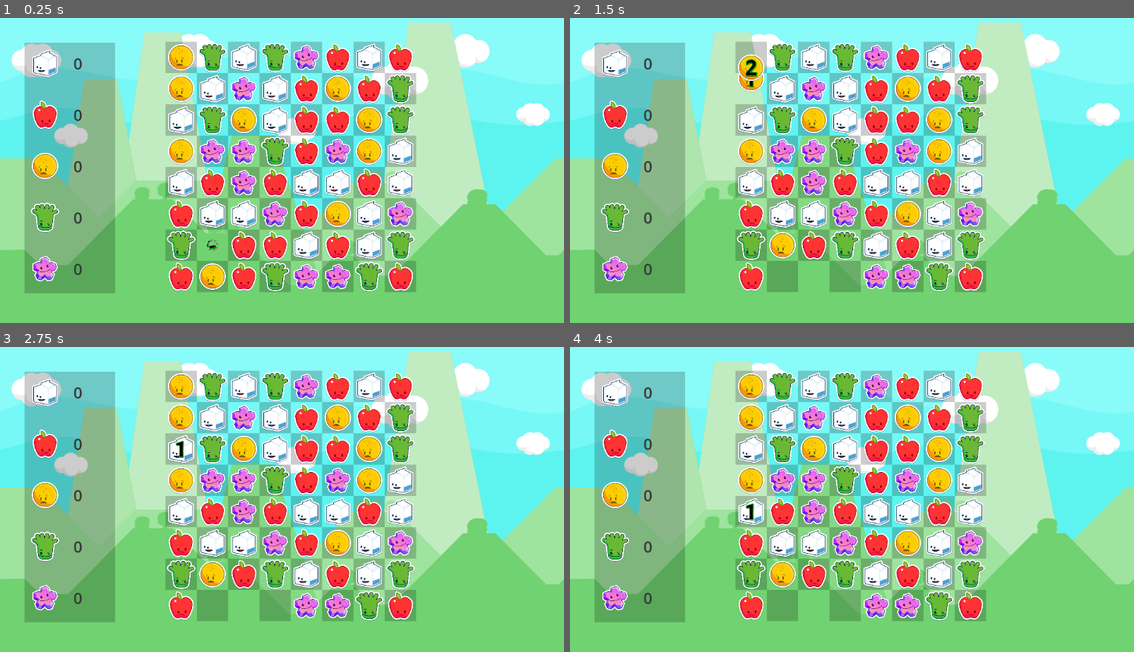
Above: before the commit, frames 1-4 (two rows, left to right).
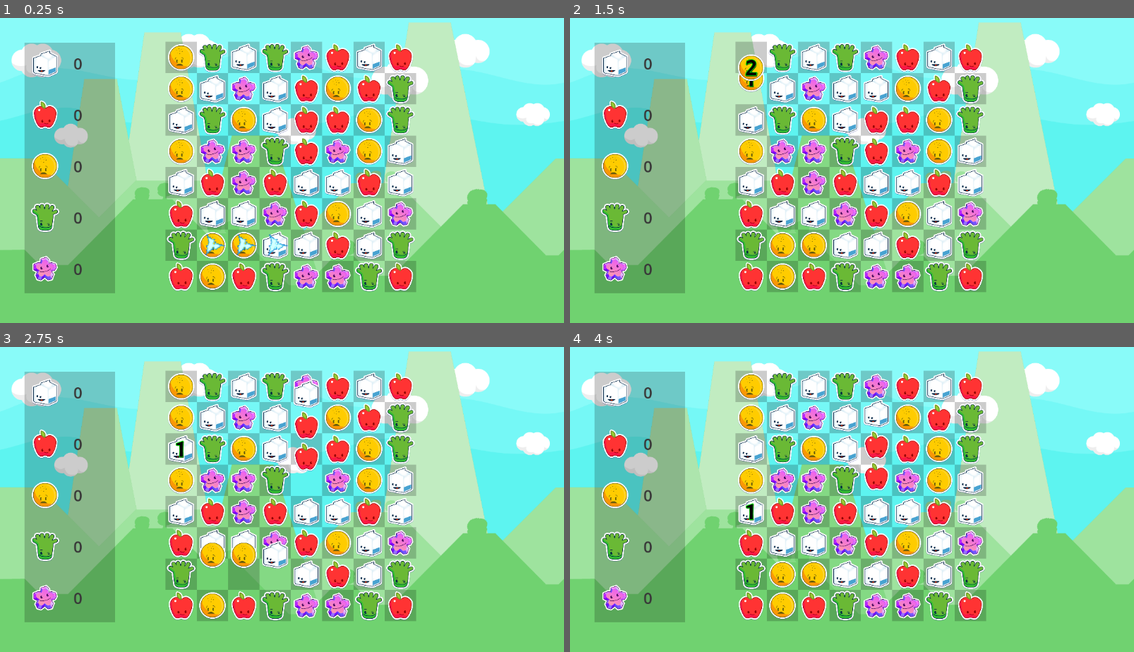
Above: after the commit, the same moments.

Repository: gitbrent/godot-match-3
Game: Godot game, scene res://game.tscn
The game is run twice, just before and just after one commit, with the same random seed, the same clock (stepped at 60 frames per second) and the same inputs.
Inputs (mouse positions are in pixels of both pictures, inside the frame that each line leads up to):
- Up to frame 1 (0.25 s): no input
- Up to frame 2 (1.5 s): drag from (750, 57) to (908, 94) at 0.52 s; drag from (750, 88) to (823, 228) at 1.27 s
- Up to frame 3 (2.75 s): move the mouse to (180, 447) at 2.02 s; click (180, 447) at 2.17 s
- Up to frame 4 (4 s): drag from (750, 481) to (682, 444) at 2.77 s; drag from (750, 511) to (880, 493) at 3.52 s

The runs differ from the first frame. In frame 1, 1.0% of the frame differs, in the area x 35-52%, y 69-80%; in frame 2, 2.1%; in frame 3, 4.0%, in the area x 35-57%, y 10-90%; in frame 4, 2.6%.
Error before the commit: Invalid access to property or key 'gem_color' on a base object of type 'Nil'. (res://game_board/GameBoard.gd:129)

Commit message:
WIP

Diff:
--- a/enums.gd
+++ b/enums.gd
@@ -1,4 +1,6 @@
 extends Node
+
+const TWEEN_TIME:float = 0.25
 
 enum GemColor {
 	WHITE,
--- a/game.gd
+++ b/game.gd
@@ -5,6 +5,7 @@
 
 func _on_board_gem_swapped():
 	play_move_sound()
+	#GameProps.get_props()
 
 func play_move_sound():
 	audio_stream_player.play()
--- a/game_board/GameBoard.gd
+++ b/game_board/GameBoard.gd
@@ -1,3 +1,5 @@
+# FIXME:
+# - gems exploded need ones above to fall down; then missing ones added above
 extends Node2D
 class_name GameBoard
 # SIGNALS
@@ -6,7 +8,7 @@
 @onready var grid_container:GridContainer = $GridContainer
 @onready var hbox_container:HBoxContainer = $HBoxContainer
 #VARS
-const TWEEN_TIME:float = 0.25
+const GEM_COLORS = [Enums.GemColor.WHITE, Enums.GemColor.RED, Enums.GemColor.YELLOW, Enums.GemColor.GREEN, Enums.GemColor.PURPLE]
 var selected_cell_1:GemCell = null
 var selected_cell_2:GemCell = null
 #var explode_me_matched_gems:Array
@@ -52,11 +54,10 @@
 			grid_container.add_child(brdsq)
 
 func fill_hbox():
-	var gem_colors = [Enums.GemColor.WHITE, Enums.GemColor.RED, Enums.GemColor.YELLOW, Enums.GemColor.GREEN, Enums.GemColor.PURPLE]
 	for col_idx in range(hbox_container.get_child_count()):
 		for row_idx in range(8):
 			# A: random gem
-			var gem_type = gem_colors[randi() % gem_colors.size()]
+			var gem_type = GEM_COLORS[randi() % GEM_COLORS.size()]
 			#var gem_type = Enums.GemColor.WHITE
 			# B: create/add
 			var gem_cell_scene = load("res://game_board/gem_cell.tscn")
@@ -250,7 +251,7 @@
 func setup_tween(gem_cell:GemCell, start_pos:Vector2, end_pos:Vector2):
 	gem_cell.global_position = start_pos  # Set initial position right before tweening
 	var tween = get_tree().create_tween()
-	tween.tween_property(gem_cell, "global_position", end_pos, TWEEN_TIME)
+	tween.tween_property(gem_cell, "global_position", end_pos, Enums.TWEEN_TIME)
 	tween.tween_callback(tween_completed.bind(gem_cell))
 
 # STEP 3: Tween complete: clear vars/scan board
@@ -271,34 +272,35 @@
 		print("CHECK!!")
 		check_board_explode_matches()
 
+# STEP 4: Explode first match found, repeat until exhausted
+# Methodology: Just replace type/sprite in existing cells, slide new sprite in and voila
+
+# STEP: **NEXT STEP**: Re-check board
+
 func check_board_explode_matches():
-	print("[check_board_explode_matches]: enter") # We get called too much (3 times after 1 move)
-	# FIXME: TODO: ^^^
+	print("[check_board_explode_matches]: enter")
 	var gem_matches = get_first_match_gems()
 	if gem_matches.size() == 0:
-		#await get_tree().create_timer(TWEEN_TIME).timeout
-		# Then swap them right back
-		swap_gem_cells(undo_cell_2, undo_cell_1)
-		undo_cell_1 = null
-		undo_cell_2 = null
+		print("No more matches. Board stable.")
+		# Reset undo cells or perform other cleanup here.
+		if undo_cell_1 and undo_cell_2:
+			swap_gem_cells(undo_cell_2, undo_cell_1)
+			undo_cell_1 = null
+			undo_cell_2 = null
 	else:
 		print("[check_board_explode_matches]: MATCHES! ", gem_matches)
-		# D3: log gems to explode after move is done
-		explode_gems(gem_matches)
-		# TODO: EXPLODE LOOP
-		pass
-
-# STEP 4: Explode first match found, repeat until exhausted
-
-func explode_gems(gem_cells: Array):
-	print("[explode_gems] gems: ", gem_cells)
+		explode_refill_gems(gem_matches)
+		# Call self recursively after a delay
+		await get_tree().create_timer(Enums.TWEEN_TIME).timeout
+		check_board_explode_matches()  # Recursively check for more matches
+
+func explode_refill_gems(gem_cells: Array):
+	print("[explode_refill_gems] gems: ", gem_cells)
 	print_ascii_table(gem_cells)
 	for gem_cell in gem_cells:
-		gem_cell.play_anim_explode()
-		await get_tree().create_timer(TWEEN_TIME).timeout
-		gem_cell.get_parent().remove_child(gem_cell)
-		gem_cell.queue_free()
-		print("BOOM!!")
+		var gem_type = GEM_COLORS[randi() % GEM_COLORS.size()]
+		gem_cell.replace_gem(gem_type)  # Replace gem with a random type from defined colors
+		#print("BOOM!!")
 
 # DEBUG
 
--- a/game_board/GameProps.gd
+++ b/game_board/GameProps.gd
@@ -1,9 +1,10 @@
 # IDEA: separate utli-type funcs here, just onready whatever we need
 # good way to split in godot??
 extends Node
-
+class_name GameProps
 @onready var h_box_container = $HBoxContainer
 
+#static func get_gem_props() -> Dictionary:
 func get_gem_props() -> Dictionary:
 	var gem_counts: Dictionary = {
 		"WHITE": 0,
--- a/game_board/GemCell.gd
+++ b/game_board/GemCell.gd
@@ -3,7 +3,7 @@
 # VARS
 @onready var sprite:Sprite2D = $Sprite2D
 @onready var anim_player:AnimationPlayer = $AnimationPlayer
-@onready var animated_busy:AnimatedSprite2D = $DebugAnimatedBusy
+@onready var debug_anim_explode:AnimatedSprite2D = $DebugAnimExplode
 @onready var debug_label_sel_num:Label = $DebugLabelSelNum
 # PROPS
 const SPRITE_SCALE:float = 0.25
@@ -18,6 +18,22 @@
 	#card_control.connect("card_drag_ended", self._on_card_drag_ended)
 	# C:
 	#panel_hover.visible = false
+
+func replace_gem(colorIn: Enums.GemColor):
+	play_anim_explode()
+	initialize(colorIn)
+	call_deferred("drop_in_gem")
+
+func drop_in_gem():
+	var DEBUG_SLOW_TIME = 2 # Enums.TWEEN_TIME*4
+	await get_tree().create_timer(DEBUG_SLOW_TIME).timeout
+	# tween "fall" into place
+	var beg_pos = Vector2(sprite.global_position.x, sprite.global_position.y - 64)
+	var end_pos = sprite.global_position
+	#print("beg_pos: ", beg_pos)
+	sprite.global_position = beg_pos
+	var tween = get_tree().create_tween()
+	tween.tween_property(sprite, "global_position", end_pos, DEBUG_SLOW_TIME)
 
 func load_texture():
 	# Construct texture path based on suit and rank
@@ -37,6 +53,8 @@
 	sprite.texture = ResourceLoader.load(texture_path)
 	#print("[gem_cell] loaded sprite.texture: ", texture_path)
 
+# =========================================================
+
 func play_selected_anim(selected:bool):
 	if selected:
 		anim_player.play("selected")
@@ -46,11 +64,12 @@
 		sprite.scale.y = SPRITE_SCALE
 
 func play_anim_explode():
-	#anim_player.play("explode")
-	sprite.visible = false
-	animated_busy.visible = true
-	animated_busy.play()
-	debug_label_sel_num.visible = true
+	debug_anim_explode.visible = true
+	debug_anim_explode.play("default")
+	await get_tree().create_timer(1).timeout
+	debug_anim_explode.visible = false
+
+# =========================================================
 
 func debug_show_selnum(num:int):
 	if not num or num == 0:
--- a/game_board/gem_cell.tscn
+++ b/game_board/gem_cell.tscn
@@ -1,9 +1,9 @@
-[gd_scene load_steps=26 format=3 uid="uid://clfnptdc2tu5l"]
+[gd_scene load_steps=23 format=3 uid="uid://clfnptdc2tu5l"]
 
 [ext_resource type="Script" path="res://game_board/GemCell.gd" id="1_rhspx"]
 [ext_resource type="Texture2D" uid="uid://duau66qew6757" path="res://assets/gems/characters_0001.png" id="2_33s7h"]
 [ext_resource type="Script" path="res://game_board/GemControl.gd" id="3_sh1nc"]
-[ext_resource type="Texture2D" uid="uid://djen3tlkbem1a" path="res://assets/explode-03.png" id="4_cvimi"]
+[ext_resource type="Texture2D" uid="uid://dacjcttesccxk" path="res://assets/explode-06.png" id="4_qqixd"]
 [ext_resource type="FontFile" uid="uid://dlhwrp5jwkrll" path="res://assets/Acme-Regular.ttf" id="5_lb5dp"]
 
 [sub_resource type="StyleBoxFlat" id="StyleBoxFlat_lpbyf"]
@@ -71,115 +71,94 @@
 "selected": SubResource("Animation_xkhqk")
 }
 
-[sub_resource type="AtlasTexture" id="AtlasTexture_cld7c"]
-atlas = ExtResource("4_cvimi")
-region = Rect2(0, 0, 48, 48)
-
-[sub_resource type="AtlasTexture" id="AtlasTexture_58tk4"]
-atlas = ExtResource("4_cvimi")
-region = Rect2(48, 0, 48, 48)
-
-[sub_resource type="AtlasTexture" id="AtlasTexture_olg36"]
-atlas = ExtResource("4_cvimi")
-region = Rect2(96, 0, 48, 48)
-
-[sub_resource type="AtlasTexture" id="AtlasTexture_cswdb"]
-atlas = ExtResource("4_cvimi")
-region = Rect2(144, 0, 48, 48)
-
-[sub_resource type="AtlasTexture" id="AtlasTexture_ssaj3"]
-atlas = ExtResource("4_cvimi")
-region = Rect2(192, 0, 48, 48)
-
-[sub_resource type="AtlasTexture" id="AtlasTexture_yt5ng"]
-atlas = ExtResource("4_cvimi")
-region = Rect2(0, 48, 48, 48)
-
-[sub_resource type="AtlasTexture" id="AtlasTexture_kkqvo"]
-atlas = ExtResource("4_cvimi")
-region = Rect2(48, 48, 48, 48)
-
-[sub_resource type="AtlasTexture" id="AtlasTexture_imvbu"]
-atlas = ExtResource("4_cvimi")
-region = Rect2(96, 48, 48, 48)
-
-[sub_resource type="AtlasTexture" id="AtlasTexture_krvt4"]
-atlas = ExtResource("4_cvimi")
-region = Rect2(144, 48, 48, 48)
-
-[sub_resource type="AtlasTexture" id="AtlasTexture_5ne17"]
-atlas = ExtResource("4_cvimi")
-region = Rect2(192, 48, 48, 48)
-
-[sub_resource type="AtlasTexture" id="AtlasTexture_7hyxm"]
-atlas = ExtResource("4_cvimi")
-region = Rect2(0, 96, 48, 48)
-
-[sub_resource type="AtlasTexture" id="AtlasTexture_ibo1v"]
-atlas = ExtResource("4_cvimi")
-region = Rect2(48, 96, 48, 48)
-
-[sub_resource type="AtlasTexture" id="AtlasTexture_wkmy7"]
-atlas = ExtResource("4_cvimi")
-region = Rect2(96, 96, 48, 48)
-
-[sub_resource type="AtlasTexture" id="AtlasTexture_iihrr"]
-atlas = ExtResource("4_cvimi")
-region = Rect2(144, 96, 48, 48)
-
-[sub_resource type="AtlasTexture" id="AtlasTexture_eyjhk"]
-atlas = ExtResource("4_cvimi")
-region = Rect2(192, 96, 48, 48)
+[sub_resource type="AtlasTexture" id="AtlasTexture_wejc5"]
+atlas = ExtResource("4_qqixd")
+region = Rect2(0, 0, 32, 32)
+
+[sub_resource type="AtlasTexture" id="AtlasTexture_ngqmx"]
+atlas = ExtResource("4_qqixd")
+region = Rect2(32, 0, 32, 32)
+
+[sub_resource type="AtlasTexture" id="AtlasTexture_wysb6"]
+atlas = ExtResource("4_qqixd")
+region = Rect2(64, 0, 32, 32)
+
+[sub_resource type="AtlasTexture" id="AtlasTexture_xyqpy"]
+atlas = ExtResource("4_qqixd")
+region = Rect2(96, 0, 32, 32)
+
+[sub_resource type="AtlasTexture" id="AtlasTexture_7njpg"]
+atlas = ExtResource("4_qqixd")
+region = Rect2(128, 0, 32, 32)
+
+[sub_resource type="AtlasTexture" id="AtlasTexture_gqmgg"]
+atlas = ExtResource("4_qqixd")
+region = Rect2(160, 0, 32, 32)
+
+[sub_resource type="AtlasTexture" id="AtlasTexture_vl0j6"]
+atlas = ExtResource("4_qqixd")
+region = Rect2(0, 32, 32, 32)
+
+[sub_resource type="AtlasTexture" id="AtlasTexture_iw64l"]
+atlas = ExtResource("4_qqixd")
+region = Rect2(32, 32, 32, 32)
+
+[sub_resource type="AtlasTexture" id="AtlasTexture_2fp08"]
+atlas = ExtResource("4_qqixd")
+region = Rect2(64, 32, 32, 32)
+
+[sub_resource type="AtlasTexture" id="AtlasTexture_5wjwe"]
+atlas = ExtResource("4_qqixd")
+region = Rect2(96, 32, 32, 32)
+
+[sub_resource type="AtlasTexture" id="AtlasTexture_qdefe"]
+atlas = ExtResource("4_qqixd")
+region = Rect2(128, 32, 32, 32)
+
+[sub_resource type="AtlasTexture" id="AtlasTexture_2gsmb"]
+atlas = ExtResource("4_qqixd")
+region = Rect2(160, 32, 32, 32)
 
 [sub_resource type="SpriteFrames" id="SpriteFrames_tvpu7"]
 animations = [{
 "frames": [{
 "duration": 1.0,
-"texture": SubResource("AtlasTexture_cld7c")
-}, {
-"duration": 1.0,
-"texture": SubResource("AtlasTexture_58tk4")
-}, {
-"duration": 1.0,
-"texture": SubResource("AtlasTexture_olg36")
-}, {
-"duration": 1.0,
-"texture": SubResource("AtlasTexture_cswdb")
-}, {
-"duration": 1.0,
-"texture": SubResource("AtlasTexture_ssaj3")
-}, {
-"duration": 1.0,
-"texture": SubResource("AtlasTexture_yt5ng")
-}, {
-"duration": 1.0,
-"texture": SubResource("AtlasTexture_kkqvo")
-}, {
-"duration": 1.0,
-"texture": SubResource("AtlasTexture_imvbu")
-}, {
-"duration": 1.0,
-"texture": SubResource("AtlasTexture_krvt4")
-}, {
-"duration": 1.0,
-"texture": SubResource("AtlasTexture_5ne17")
-}, {
-"duration": 1.0,
-"texture": SubResource("AtlasTexture_7hyxm")
-}, {
-"duration": 1.0,
-"texture": SubResource("AtlasTexture_ibo1v")
-}, {
-"duration": 1.0,
-"texture": SubResource("AtlasTexture_wkmy7")
-}, {
-"duration": 1.0,
-"texture": SubResource("AtlasTexture_iihrr")
-}, {
-"duration": 1.0,
-"texture": SubResource("AtlasTexture_eyjhk")
+"texture": SubResource("AtlasTexture_wejc5")
+}, {
+"duration": 1.0,
+"texture": SubResource("AtlasTexture_ngqmx")
+}, {
+"duration": 1.0,
+"texture": SubResource("AtlasTexture_wysb6")
+}, {
+"duration": 1.0,
+"texture": SubResource("AtlasTexture_xyqpy")
+}, {
+"duration": 1.0,
+"texture": SubResource("AtlasTexture_7njpg")
+}, {
+"duration": 1.0,
+"texture": SubResource("AtlasTexture_gqmgg")
+}, {
+"duration": 1.0,
+"texture": SubResource("AtlasTexture_vl0j6")
+}, {
+"duration": 1.0,
+"texture": SubResource("AtlasTexture_iw64l")
+}, {
+"duration": 1.0,
+"texture": SubResource("AtlasTexture_2fp08")
+}, {
+"duration": 1.0,
+"texture": SubResource("AtlasTexture_5wjwe")
+}, {
+"duration": 1.0,
+"texture": SubResource("AtlasTexture_qdefe")
+}, {
+"duration": 1.0,
+"texture": SubResource("AtlasTexture_2gsmb")
 }],
-"loop": true,
+"loop": false,
 "name": &"default",
 "speed": 10.0
 }]
@@ -221,13 +200,12 @@
 "": SubResource("AnimationLibrary_u2ci8")
 }
 
-[node name="DebugAnimatedBusy" type="AnimatedSprite2D" parent="."]
+[node name="DebugAnimExplode" type="AnimatedSprite2D" parent="."]
 visible = false
 position = Vector2(32, 32)
-scale = Vector2(0.5, 0.5)
+scale = Vector2(1.8125, 1.8125)
 sprite_frames = SubResource("SpriteFrames_tvpu7")
 autoplay = "default"
-frame_progress = 0.936051
 
 [node name="DebugLabelSelNum" type="Label" parent="."]
 visible = false
Binary file added: assets/explode-06.png
Not shown, added: assets/explode-06.png.import
